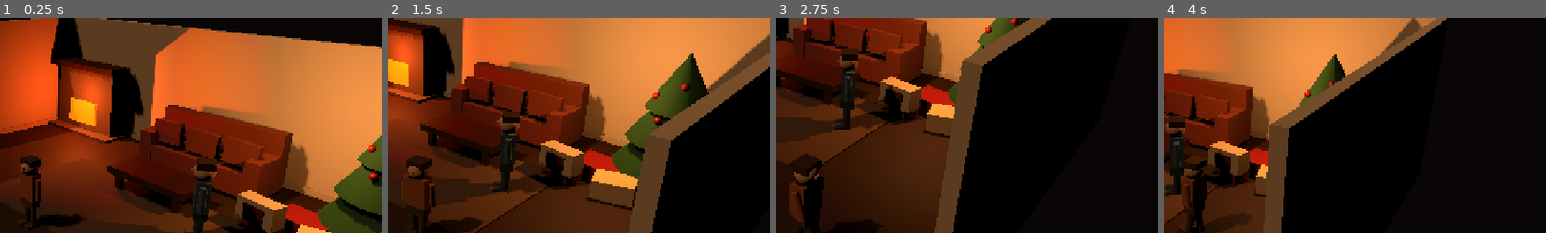
Above: before the commit, frames 1-4 (left to right).
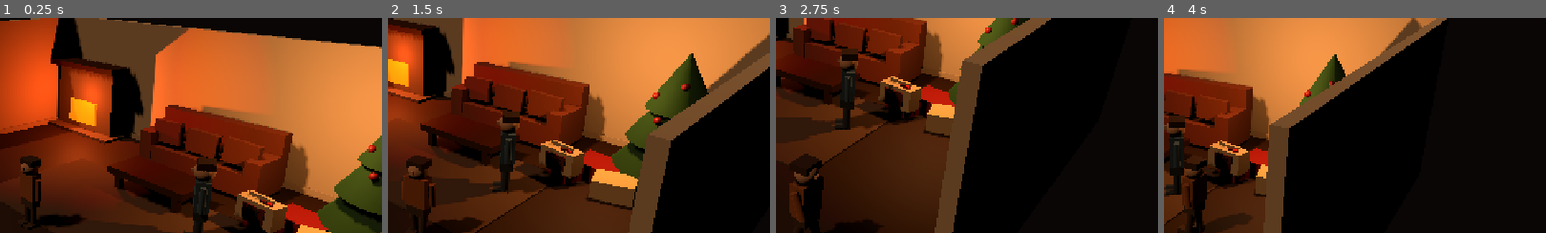
Above: after the commit, the same moments.

Repository: Enoranne/BO
Game: Godot game, scene res://scenes/piste_0/christmas_1982/Christmas1982_VisualSlice.tscn
Two runs of this game, one before a commit and one after it. Both use one fixed random seed, a clock stepped at 60 frames per second and the inputs below. This scene is started directly instead of the project's main scene. Sound files missing from this copy of the repository are replaced by a short silence.
Inputs:
- Up to frame 1 (0.25 s): no input
- Up to frame 2 (1.5 s): tap Enter at 0.5 s; hold D (move_right) 0.53-1.28 s; hold E (interact) 0.53-1.28 s; hold S (move_back) from 1.28 s (still down); tap P (play_recording) at 1.35 s
- Up to frame 3 (2.75 s): release S (move_back) at 2.03 s; hold D (move_right) from 2.03 s (still down); hold R (record) from 2.03 s (still down)
- Up to frame 4 (4 s): release D (move_right) at 2.78 s; release R (record) at 2.78 s; hold W (move_forward) 2.78-3.53 s; tap E (interact) at 2.85 s; hold A (move_left) from 3.53 s (still down); hold P (play_recording) from 3.53 s (still down)
The pictures show only the part of the screen within x 46-96%, y 19-69%; the shares and areas given below are measured in that part.

The runs differ from the first frame. In frame 1, 0.3% of the frame differs, in the area x 63-72%, y 80-97%; in frame 2, 0.2%; in frame 3, 0.2%; in frame 4, 0.2%.

Commit message:
Improve Fisher Price readability in Visual Slice

Diff:
--- a/visual/period_1982_visual_pass.gd
+++ b/visual/period_1982_visual_pass.gd
@@ -17,6 +17,8 @@
 const FIREPLACE_STONE_WARM: Material = preload("res://materials/period_1982/fireplace_stone_warm.tres")
 const FISHER_BEIGE: Material = preload("res://materials/period_1982/plastic_fisher_beige.tres")
 const FISHER_BURGUNDY: Material = preload("res://materials/period_1982/plastic_fisher_burgundy.tres")
+const FISHER_WINDOW_DARK: Material = preload("res://materials/period_1982/plastic_fisher_window_dark.tres")
+const REC_BUTTON_RED: Material = preload("res://materials/period_1982/plastic_rec_red.tres")
 
 func _ready() -> void:
     if apply_on_ready:
@@ -49,14 +51,15 @@
     _override(root, "Set/FireplacePlaceholder/Main", FIREPLACE_STONE_WARM)
     _override(root, "Set/FireplacePlaceholder/Hearth", FIREPLACE_STONE_WARM)
 
-    # World Fisher Price placeholder.
+    # World Fisher Price placeholder: presentation-only detail layer.
     _override(root, "FisherPrice/Visual", FISHER_BEIGE)
-    _ensure_world_fisher_panel(root)
+    _ensure_world_fisher_details(root)
 
     # Sprint 4 carried Fisher Price builds its mesh children procedurally.
     _override(root, "Malo/HeldRecorderVisual/Body", FISHER_BEIGE)
     _override(root, "Malo/HeldRecorderVisual/Handle", FISHER_BEIGE)
     _override(root, "Malo/HeldRecorderVisual/CassettePanel", FISHER_BURGUNDY)
+    _override(root, "Malo/HeldRecorderVisual/CassetteWindow", FISHER_WINDOW_DARK)
 
     if tune_lighting:
         _tune_lighting(root)
@@ -82,18 +85,30 @@
         fill.light_energy = 0.38
         fill.light_color = Color(1.0, 0.76, 0.58, 1.0)
 
-func _ensure_world_fisher_panel(root: Node) -> void:
-    var fisher := root.get_node_or_null("FisherPrice")
-    if fisher == null or fisher.get_node_or_null("VisualPanel") != null:
+func _ensure_world_fisher_details(root: Node) -> void:
+    var fisher := root.get_node_or_null("FisherPrice") as Node3D
+    if fisher == null or fisher.get_node_or_null("VisualDetails") != null:
         return
-    var panel_mesh := BoxMesh.new()
-    panel_mesh.size = Vector3(0.46, 0.27, 0.025)
-    var panel := MeshInstance3D.new()
-    panel.name = "VisualPanel"
-    panel.mesh = panel_mesh
-    panel.material_override = FISHER_BURGUNDY
-    panel.position = Vector3(0.0, 0.0, 0.202)
-    fisher.add_child(panel)
+
+    var details := Node3D.new()
+    details.name = "VisualDetails"
+    fisher.add_child(details)
+
+    _add_visual_box(details, "CassettePanel", Vector3(0.50, 0.31, 0.025), Vector3(0.0, 0.0, 0.202), FISHER_BURGUNDY)
+    _add_visual_box(details, "CassetteWindow", Vector3(0.28, 0.17, 0.012), Vector3(0.0, 0.0, 0.221), FISHER_WINDOW_DARK)
+    _add_visual_box(details, "Handle", Vector3(0.54, 0.07, 0.08), Vector3(0.0, 0.30, 0.0), FISHER_BEIGE)
+    _add_visual_box(details, "PlayButton", Vector3(0.10, 0.045, 0.085), Vector3(0.11, 0.265, 0.08), FISHER_BURGUNDY)
+    _add_visual_box(details, "RecButton", Vector3(0.10, 0.045, 0.085), Vector3(0.25, 0.265, 0.08), REC_BUTTON_RED)
+
+func _add_visual_box(parent: Node3D, node_name: String, size: Vector3, position: Vector3, material: Material) -> void:
+    var mesh := BoxMesh.new()
+    mesh.size = size
+    var instance := MeshInstance3D.new()
+    instance.name = node_name
+    instance.mesh = mesh
+    instance.material_override = material
+    instance.position = position
+    parent.add_child(instance)
 
 func _override(root: Node, relative_path: NodePath, material: Material) -> void:
     var node := root.get_node_or_null(relative_path)
